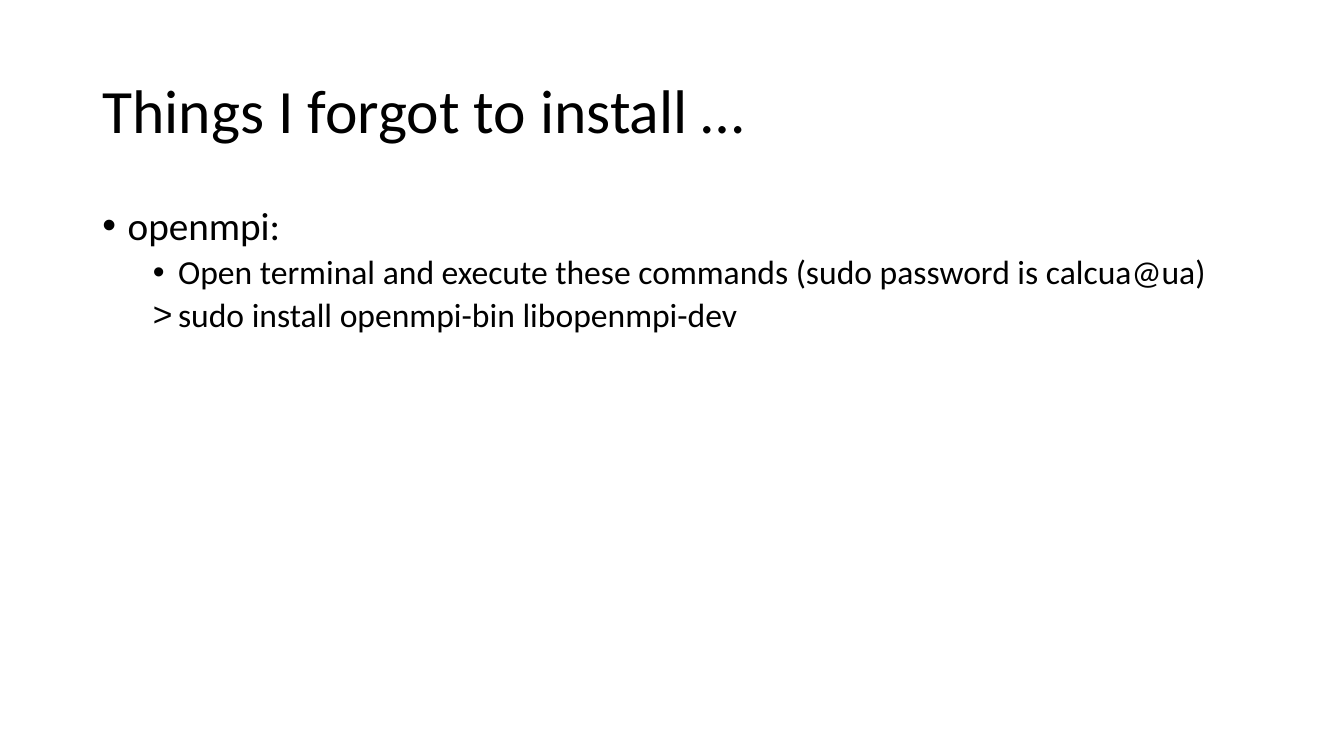
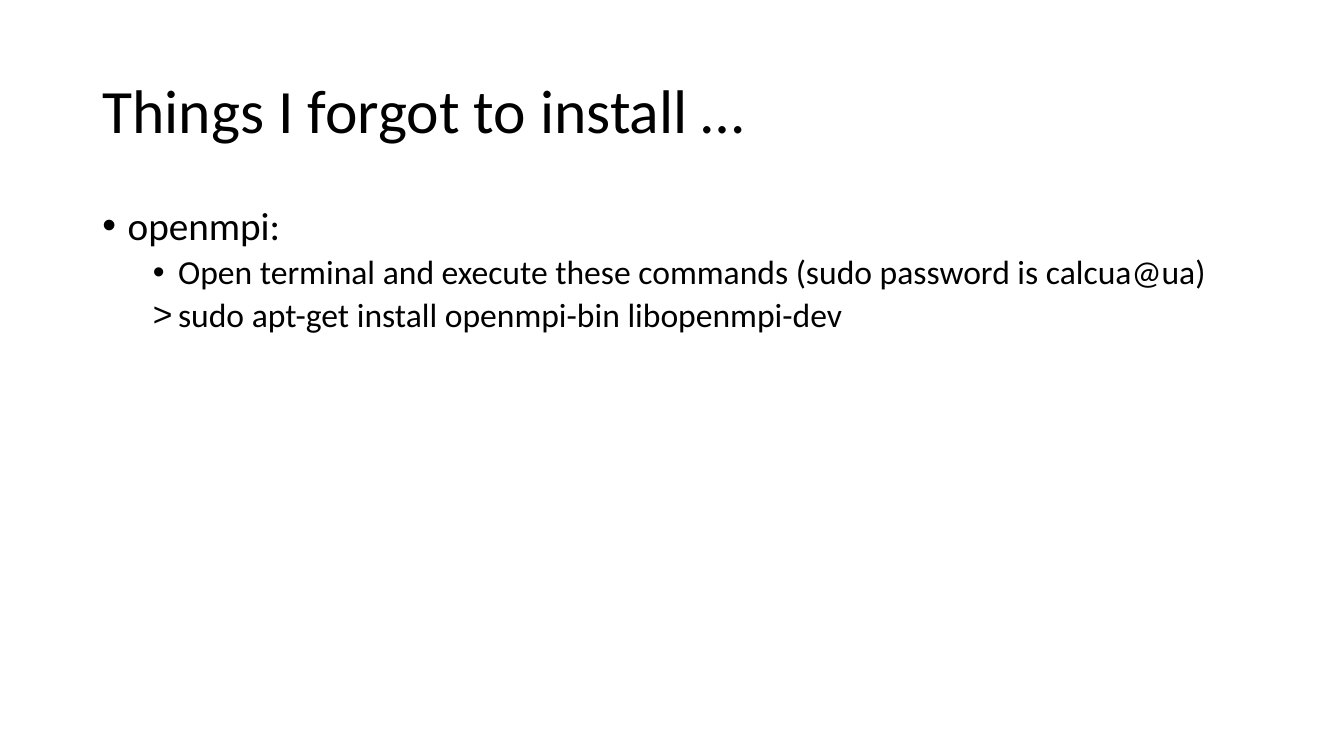
Before and after one commit to etijskens/pp, a slide deck: slide 9 of course-material/personal-setup.pptx. Drawn at 1344x756 pixels with LibreOffice and Linux fonts; fonts in the diff are those of the drawing. Boxes give left, top, right and bottom in pixels: in the first picture for what was removed or moved away, otherwise in the second. Text is boxed around its words. In the diff, an @@ line names an element or a change of style, - is before the commit and + after.

```diff
--- a/course-material/personal-setup.pptx
+++ b/course-material/personal-setup.pptx
@@ text at [178, 303, 843, 333]: text changed @@
-  > sudo install openmpi-bin libopenmpi-dev
+  > sudo apt-get install openmpi-bin libopenmpi-dev
```
Also in this commit, not shown: 1 other file.
